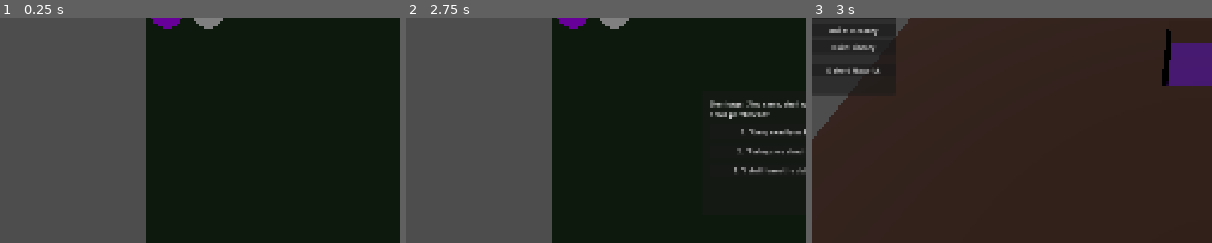
Above: before the commit, frames 1-3 (left to right).
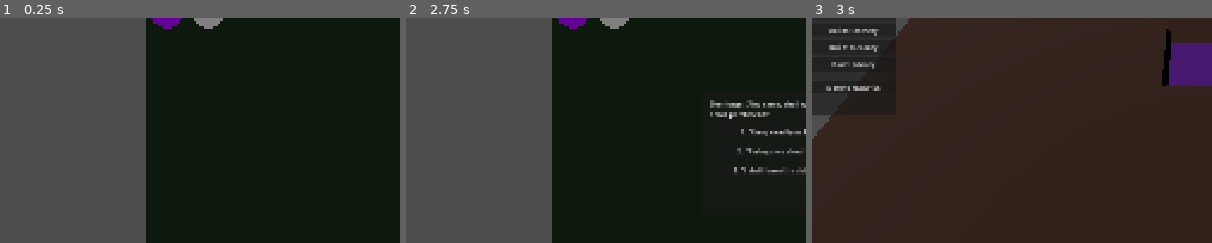
Above: after the commit, the same moments.

Repository: depiec/Project-Sovereign-gemini
Game: Godot game, scene res://scenes/strategy/MainStrategy.tscn
Two runs of this game, one before a commit and one after it. Both use one fixed random seed, a clock stepped at 60 frames per second and the inputs below.
Inputs:
- Up to frame 1 (0.25 s): no input
- Up to frame 2 (2.75 s): click "Start Raid (Simulation)" at 0.5 s; click "Start Raid (Simulation)" at 1.25 s; click "Select Guardian" at 2 s
- Up to frame 3 (3 s): click "1. 'Umu, exactly as I thought…" at 2.75 s
The pictures show only the part of the screen within x 0-50%, y 20-70%; the shares and areas given below are measured in that part.

Frames 1-2 are identical in both runs. In frame 3, 1.6% of the frame differs, in the area x 0-18%, y 3-44%.

Commit message:
feat: implement guardian abilities and combat HUD status
- Created GuardianAbility custom resource for character-specific powers.
- Implemented Albedo's 'Walls of Jericho' shield with visual dome effect.
- Updated GuardianAI to intelligently use special abilities based on range and cooldown.
- Enhanced Combat HUD with real-time active Guardian status display.
- Integrated Hatchery building mode in SimLayer UI for food production.
- Refactored AinzPlayer to track and display the active combat ally.

Diff:
--- /dev/null
+++ b/prototype/resources/abilities/WallsOfJericho.tres
@@ -0,0 +1,13 @@
+[gd_resource type="Resource" script_class="GuardianAbility" load_steps=3 format=3 uid="uid://d1w2e3j4i5o6"]
+
+[ext_resource type="Script" path="res://scripts/resources/GuardianAbility.gd" id="1_r5p8e"]
+[ext_resource type="PackedScene" uid="uid://c1w2e3j4i5o6" path="res://resources/effects/WallsOfJericho.tscn" id="2_p7o8q"]
+
+[resource]
+script = ExtResource("1_r5p8e")
+ability_name = "Walls of Jericho"
+cooldown = 10.0
+range = 8.0
+damage = 0
+is_buff = true
+visual_scene = ExtResource("2_p7o8q")
--- /dev/null
+++ b/prototype/resources/effects/WallsOfJericho.tscn
@@ -0,0 +1,26 @@
+[gd_scene format=3 uid="uid://c1w2e3j4i5o6"]
+
+[sub_resource type="SphereMesh" id="SphereMesh_Shield"]
+radius = 2.0
+height = 2.0
+is_hemisphere = true
+
+[sub_resource type="StandardMaterial3D" id="StandardMaterial3D_Shield"]
+transparency = 1
+albedo_color = Color(0.2, 0.6, 1, 0.4)
+emission_enabled = true
+emission = Color(0.1, 0.4, 1, 1)
+emission_energy_multiplier = 2.0
+
+[node name="WallsOfJericho" type="Node3D"]
+
+[node name="MeshInstance3D" type="MeshInstance3D" parent="."]
+mesh = SubResource("SphereMesh_Shield")
+surface_material_override/0 = SubResource("StandardMaterial3D_Shield")
+
+[node name="Timer" type="Timer" parent="."]
+wait_time = 3.0
+one_shot = true
+autostart = true
+
+[connection signal="timeout" from="Timer" to="." method="queue_free"]
--- a/prototype/scenes/combat/CombatLayer.tscn
+++ b/prototype/scenes/combat/CombatLayer.tscn
@@ -64,3 +64,16 @@
 unique_name_in_owner = true
 layout_mode = 2
 text = "MP: 100/100"
+
+[node name="GuardianStatus" type="Label" parent="HUD"]
+unique_name_in_owner = true
+anchors_preset = 1
+anchor_left = 1.0
+anchor_right = 1.0
+offset_left = -220.0
+offset_top = 20.0
+offset_right = -20.0
+offset_bottom = 43.0
+grow_horizontal = 0
+text = "Guardian: None"
+horizontal_alignment = 2
--- a/prototype/scenes/combat/entities/Albedo.tscn
+++ b/prototype/scenes/combat/entities/Albedo.tscn
@@ -1,6 +1,7 @@
-[gd_scene load_steps=6 format=3 uid="uid://c1a2b3c4d5e6"]
+[gd_scene load_steps=7 format=3 uid="uid://c1a2b3c4d5e6"]
 
 [ext_resource type="Script" path="res://scripts/scenes/combat/GuardianAI.gd" id="1_g4u2r"]
+[ext_resource type="Resource" uid="uid://d1w2e3j4i5o6" path="res://resources/abilities/WallsOfJericho.tres" id="2_wjer"]
 
 [sub_resource type="CapsuleMesh" id="CapsuleMesh_Albedo"]
 radius = 0.5
@@ -19,6 +20,7 @@
 script = ExtResource("1_g4u2r")
 speed = 6.0
 attack_damage = 30
+special_ability = ExtResource("2_wjer")
 
 [node name="MeshInstance3D" type="MeshInstance3D" parent="."]
 mesh = SubResource("CapsuleMesh_Albedo")
--- a/prototype/scenes/sim/SimLayer.tscn
+++ b/prototype/scenes/sim/SimLayer.tscn
@@ -40,7 +40,7 @@
 
 [node name="Panel" type="Panel" parent="UI"]
 offset_right = 200.0
-offset_bottom = 400.0
+offset_bottom = 450.0
 
 [node name="VBoxContainer" type="VBoxContainer" parent="UI/Panel"]
 layout_mode = 1
@@ -78,6 +78,10 @@
 layout_mode = 2
 text = "Build: Reinforced Wall"
 
+[node name="HatcheryButton" type="Button" parent="UI/Panel/VBoxContainer"]
+layout_mode = 2
+text = "Build: Hatchery"
+
 [node name="TreasuryButton" type="Button" parent="UI/Panel/VBoxContainer"]
 layout_mode = 2
 text = "Build: Treasury"
@@ -97,6 +101,7 @@
 [connection signal="pressed" from="UI/Panel/VBoxContainer/SlapButton" to="." method="_on_SlapButton_pressed"]
 [connection signal="pressed" from="UI/Panel/VBoxContainer/PossessButton" to="." method="_on_PossessButton_pressed"]
 [connection signal="pressed" from="UI/Panel/VBoxContainer/ReinforcedButton" to="." method="_on_ReinforcedButton_pressed"]
+[connection signal="pressed" from="UI/Panel/VBoxContainer/HatcheryButton" to="." method="_on_HatcheryButton_pressed"]
 [connection signal="pressed" from="UI/Panel/VBoxContainer/TreasuryButton" to="." method="_on_TreasuryButton_pressed"]
 [connection signal="pressed" from="UI/Panel/VBoxContainer/LibraryButton" to="." method="_on_LibraryButton_pressed"]
 [connection signal="pressed" from="UI/Panel/VBoxContainer/StartCombatButton" to="." method="_on_StartCombatButton_pressed"]
--- /dev/null
+++ b/prototype/scripts/resources/GuardianAbility.gd
@@ -0,0 +1,22 @@
+extends Resource
+
+class_name GuardianAbility
+
+# GuardianAbility.gd - Custom Resource for Guardian-specific powers
+
+@export var ability_name: String
+@export var cooldown: float = 5.0
+@export var range: float = 5.0
+@export var damage: int = 0
+@export var is_buff: bool = false
+@export var visual_scene: PackedScene # e.g. Shield bubble, or Lance strike
+
+func execute(caster: Node3D, target: Node3D):
+	print(caster.name, " uses ", ability_name)
+	if visual_scene:
+		var visual = visual_scene.instantiate()
+		caster.add_child(visual)
+		if not is_buff:
+			visual.global_transform.origin = target.global_transform.origin
+		else:
+			visual.global_transform.origin = caster.global_transform.origin
--- a/prototype/scripts/scenes/SimLayer.gd
+++ b/prototype/scripts/scenes/SimLayer.gd
@@ -6,7 +6,7 @@
 @onready var camera = $Camera3D
 @onready var minion_label: Label = %MinionCountLabel
 
-enum InteractionMode { DIG, CLAIM, BUILD_TREASURY, BUILD_LIBRARY, SLAP, BUILD_REINFORCED, POSSESS }
+enum InteractionMode { DIG, CLAIM, BUILD_TREASURY, BUILD_LIBRARY, SLAP, BUILD_REINFORCED, POSSESS, BUILD_HATCHERY }
 var current_mode = InteractionMode.DIG
 
 var is_dragging = false
@@ -80,6 +80,8 @@
 			dungeon_manager.build_room(grid_pos, dungeon_manager.TileType.LIBRARY)
 		InteractionMode.BUILD_REINFORCED:
 			dungeon_manager.build_reinforced_wall(grid_pos)
+		InteractionMode.BUILD_HATCHERY:
+			dungeon_manager.build_room(grid_pos, dungeon_manager.TileType.HATCHERY)
 
 func try_possession():
 	var mouse_pos = get_viewport().get_mouse_position()
@@ -126,6 +128,10 @@
 	current_mode = InteractionMode.BUILD_REINFORCED
 	print("Mode: Build Reinforced")
 
+func _on_HatcheryButton_pressed():
+	current_mode = InteractionMode.BUILD_HATCHERY
+	print("Mode: Build Hatchery")
+
 func _on_PossessButton_pressed():
 	current_mode = InteractionMode.POSSESS
 	print("Mode: Possess")
--- a/prototype/scripts/scenes/combat/AinzPlayer.gd
+++ b/prototype/scripts/scenes/combat/AinzPlayer.gd
@@ -1,32 +1,29 @@
 extends CharacterBody3D
 
 # AinzPlayer.gd - Player Logic (Combat Layer)
-# Handles movement and spell casting.
+# Handles movement, spell casting, and persona swapping.
 
 const OVERLORD_SPEED = 5.0
 const MOMON_SPEED = 8.0
 var SPEED = OVERLORD_SPEED
 const JUMP_VELOCITY = 4.5
 
-# Get the gravity from the project settings to be synced with RigidBody nodes.
 var gravity = ProjectSettings.get_setting("physics/3d/default_gravity")
-
 var current_mp: int = 100
 var current_hp: int = 100
 
 @onready var spring_arm: SpringArm3D = $SpringArm3D
 @onready var visuals: MeshInstance3D = $MeshInstance3D
 @onready var camera: Camera3D = $SpringArm3D/Camera3D
-
 @onready var hp_label: Label = %HPLabel
 @onready var mp_label: Label = %MPLabel
+@onready var guardian_label: Label = %GuardianStatus
 
 var is_casting: bool = false
 var cast_timer: float = 0.0
 var current_spell: SpellResource
 
 func _ready():
-	# Sync initial stats from GameManager
 	current_mp = GameManager.player_state.mp
 	current_hp = GameManager.player_state.hp
 	Input.set_mouse_mode(Input.MOUSE_MODE_CAPTURED)
@@ -38,51 +35,32 @@
 	if is_casting:
 		handle_casting(delta)
 		return
-
-	# Add the gravity.
 	if not is_on_floor():
 		velocity.y -= gravity * delta
-
-	# Handle Jump.
 	if Input.is_action_just_pressed("jump") and is_on_floor():
 		velocity.y = JUMP_VELOCITY
-
-	# Persona Swap
 	if Input.is_action_just_pressed("swap_persona"):
 		toggle_persona()
-
-	# Get the input direction and handle the movement/deceleration.
 	var input_dir = Input.get_vector("move_left", "move_right", "move_forward", "move_back")
-
 	if input_dir:
-		# Get the camera's horizontal rotation (Y-axis)
 		var camera_rot_y = spring_arm.global_transform.basis.get_euler().y
-
-		# Create a direction vector based on input and camera rotation
 		var direction = Vector3(input_dir.x, 0, input_dir.y).rotated(Vector3.UP, camera_rot_y).normalized()
-
 		velocity.x = direction.x * SPEED
 		velocity.z = direction.z * SPEED
-
-		# Rotate Character (Mesh) to face movement direction smoothly
 		var target_rotation = atan2(velocity.x, velocity.z)
 		visuals.rotation.y = lerp_angle(visuals.rotation.y, target_rotation, delta * 10.0)
 	else:
 		velocity.x = move_toward(velocity.x, 0, SPEED)
 		velocity.z = move_toward(velocity.z, 0, SPEED)
-
 	move_and_slide()
 
 func toggle_persona():
 	if GameManager.player_state.current_persona == GameManager.Persona.OVERLORD:
 		GameManager.player_state.current_persona = GameManager.Persona.MOMON
 		SPEED = MOMON_SPEED
-		print("Swapped to MOMON")
 	else:
 		GameManager.player_state.current_persona = GameManager.Persona.OVERLORD
 		SPEED = OVERLORD_SPEED
-		print("Swapped to OVERLORD")
-
 	apply_persona_visuals()
 
 func apply_persona_visuals():
@@ -90,21 +68,17 @@
 	if not mat:
 		mat = StandardMaterial3D.new()
 		visuals.set_surface_override_material(0, mat)
-
 	if GameManager.player_state.current_persona == GameManager.Persona.OVERLORD:
-		mat.albedo_color = Color(0.12, 0, 0.23) # Dark Purple
+		mat.albedo_color = Color(0.12, 0, 0.23)
 		mat.emission = Color(0.18, 0, 0.36)
 	else:
-		mat.albedo_color = Color(0.05, 0.05, 0.05) # Black Plate Armor
+		mat.albedo_color = Color(0.05, 0.05, 0.05)
 		mat.emission = Color(0.2, 0.2, 0.2)
-
 	mat.emission_enabled = true
 
 func handle_casting(delta):
 	cast_timer -= delta
-	# Update HUD with casting progress
 	mp_label.text = "CASTING: %.1fs" % cast_timer
-
 	if cast_timer <= 0:
 		complete_cast()
 
@@ -113,16 +87,12 @@
 		spring_arm.rotation.y -= event.relative.x * 0.005
 		spring_arm.rotation.x -= event.relative.y * 0.005
 		spring_arm.rotation.x = clamp(spring_arm.rotation.x, -PI/4, PI/4)
-
 	if event.is_action_pressed("ui_cancel"):
 		Input.set_mouse_mode(Input.MOUSE_MODE_VISIBLE)
-
 	if event is InputEventMouseButton and event.pressed:
 		if Input.get_mouse_mode() == Input.MOUSE_MODE_VISIBLE:
 			Input.set_mouse_mode(Input.MOUSE_MODE_CAPTURED)
 			return
-
-		# Only allow magic in Overlord mode (for now)
 		if GameManager.player_state.current_persona == GameManager.Persona.OVERLORD:
 			if event.button_index == MOUSE_BUTTON_LEFT and GameManager.player_state.known_spells.size() > 0:
 				start_cast(GameManager.player_state.known_spells[0])
@@ -134,8 +104,6 @@
 
 func perform_melee_attack():
 	print("Momon: Twin Blade Strike!")
-	# Placeholder for melee logic
-	# In a real game, this would spawn an Area3D hit-box or raycast
 
 func start_cast(spell: SpellResource):
 	if current_mp >= spell.mana_cost:
@@ -143,7 +111,6 @@
 		if spell.cast_time > 0:
 			is_casting = true
 			cast_timer = spell.cast_time
-			print("Channeling: ", spell.spell_name)
 		else:
 			complete_cast()
 	else:
@@ -153,34 +120,21 @@
 	is_casting = false
 	current_mp -= current_spell.mana_cost
 	update_hud()
-
-	print("Cast Complete: ", current_spell.spell_name)
-
-	# Snap Character Rotation to Camera Direction instantly for aiming (Horizontal only)
 	var camera_rot_y = spring_arm.global_transform.basis.get_euler().y
 	visuals.rotation.y = camera_rot_y
-
-	# Calculate the full 3D aim direction from the SpringArm/Camera
 	var aim_dir = -spring_arm.global_transform.basis.z.normalized()
-
 	if current_spell.projectile_scene:
 		var projectile = current_spell.projectile_scene.instantiate()
 		get_parent().add_child(projectile)
-
-		# Position slightly in front of Ainz (using visual horizontal facing)
 		var spawn_pos = visuals.global_transform.origin + (-visuals.global_transform.basis.z * 1.5) + Vector3(0, 1.5, 0)
 		projectile.global_transform.origin = spawn_pos
-
-		# Launch logic
 		if projectile is RigidBody3D:
 			projectile.linear_velocity = aim_dir * 20.0
 		elif current_spell.is_super_tier:
-			# For Super Tier, we spawn it on the ground at the aim point
 			projectile.global_transform.origin = global_transform.origin + (aim_dir * 10.0)
 			projectile.global_transform.origin.y = 0.5
 
 func update_hud():
-	if hp_label:
-		hp_label.text = "HP: %d" % current_hp
-	if mp_label:
-		mp_label.text = "MP: %d" % current_mp
+	if hp_label: hp_label.text = "HP: %d" % current_hp
+	if mp_label: mp_label.text = "MP: %d" % current_mp
+	if guardian_label: guardian_label.text = "Guardian: %s" % GameManager.player_state.active_guardian
--- a/prototype/scripts/scenes/combat/GuardianAI.gd
+++ b/prototype/scripts/scenes/combat/GuardianAI.gd
@@ -1,22 +1,27 @@
 extends CharacterBody3D
 
 # GuardianAI.gd - Combat AI for Floor Guardians (Albedo, Shalltear)
-# Automatically follows Ainz and attacks enemies in range.
+# Can use specific GuardianAbility resources.
 
 @export var speed = 7.0
 @export var attack_damage = 40
 @export var attack_range = 2.0
 @export var follow_distance = 4.0
+@export var special_ability: Resource # GuardianAbility
 
 @onready var nav_agent: NavigationAgent3D = $NavigationAgent3D
 var player: Node3D
 var target_enemy: CharacterBody3D
+var ability_timer = 0.0
 
 func _ready():
 	add_to_group("allies")
 	player = get_tree().get_first_node_in_group("player")
 
-func _physics_process(_delta):
+func _physics_process(delta):
+	if ability_timer > 0:
+		ability_timer -= delta
+
 	if not player:
 		player = get_tree().get_first_node_in_group("player")
 		return
@@ -24,34 +29,39 @@
 	find_target()
 
 	if target_enemy:
-		combat_behavior(_delta)
+		combat_behavior(delta)
 	else:
-		follow_behavior(_delta)
+		follow_behavior(delta)
 
 func find_target():
 	var enemies = get_tree().get_nodes_in_group("enemies")
-	var closest_dist = 20.0 # Aggro range
+	var closest_dist = 20.0
 	var best_enemy = null
-
 	for enemy in enemies:
 		var dist = global_transform.origin.distance_to(enemy.global_transform.origin)
 		if dist < closest_dist:
 			closest_dist = dist
 			best_enemy = enemy
-
 	target_enemy = best_enemy
 
-func combat_behavior(_delta):
-	var target_pos = target_enemy.global_transform.origin
-	var dist = global_transform.origin.distance_to(target_pos)
+func combat_behavior(delta):
+	var dist = global_transform.origin.distance_to(target_enemy.global_transform.origin)
+
+	# Try ability first
+	if special_ability and ability_timer <= 0:
+		if dist <= special_ability.range:
+			use_ability()
+			return
 
 	if dist <= attack_range:
-		# Attack
 		velocity = Vector3.ZERO
 		perform_attack()
 	else:
-		# Move to enemy
-		move_to(target_pos)
+		move_to(target_enemy.global_transform.origin)
+
+func use_ability():
+	special_ability.execute(self, target_enemy)
+	ability_timer = special_ability.cooldown
 
 func follow_behavior(_delta):
 	var dist = global_transform.origin.distance_to(player.global_transform.origin)
@@ -64,21 +74,15 @@
 func move_to(target_pos):
 	nav_agent.target_position = target_pos
 	if nav_agent.is_navigation_finished(): return
-
 	var next_path_pos = nav_agent.get_next_path_position()
 	var dir = (next_path_pos - global_transform.origin).normalized()
 	dir.y = 0
-
 	velocity = dir * speed
 	move_and_slide()
-
-	# Look at movement direction
 	if dir.length() > 0.1:
-		var look_target = global_transform.origin + dir
-		look_at(look_target, Vector3.UP)
+		look_at(global_transform.origin + dir, Vector3.UP)
 
 func perform_attack():
-	# Simple cooldown-based attack
 	if not has_node("AttackTimer"):
 		var timer = Timer.new()
 		timer.name = "AttackTimer"
@@ -86,17 +90,13 @@
 		timer.one_shot = true
 		add_child(timer)
 		timer.start()
-
 		if target_enemy.has_method("take_damage"):
 			target_enemy.take_damage(attack_damage)
-			print(name, " attacked ", target_enemy.name)
 
 	if get_node("AttackTimer").is_stopped():
 		get_node("AttackTimer").start()
 		if target_enemy.has_method("take_damage"):
 			target_enemy.take_damage(attack_damage)
-			print(name, " attacked ", target_enemy.name)
 
 func take_damage(amount: int):
-	# Guardians are very tanky
-	print(name, " took ", amount, " damage. (Supreme Defense)")
+	print(name, " took ", amount, " damage.")
Not shown: 1 places in prototype/resources/effects/MiningParticles.tscn that only renumber resources
Not shown: 1 places in prototype/scenes/combat/entities/Shalltear.tscn that only renumber resources
Not shown: 1 places in prototype/scenes/sim/entities/ElderLich.tscn that only renumber resources
Not shown: 1 places in prototype/scenes/sim/entities/EnemyDigger.tscn that only renumber resources
Not shown: 1 places in prototype/scenes/sim/entities/Imp.tscn that only renumber resources
Not shown, added: prototype/scripts/resources/GuardianAbility.gd.uid
Not shown, added: prototype/scripts/scenes/WorldMap.gd.uid
Not shown, added: prototype/scripts/scenes/combat/GuardianAI.gd.uid
Not shown, added: prototype/scripts/scenes/sim/ElderLich.gd.uid
Not shown, added: prototype/scripts/scenes/sim/EnemyDigger.gd.uid
